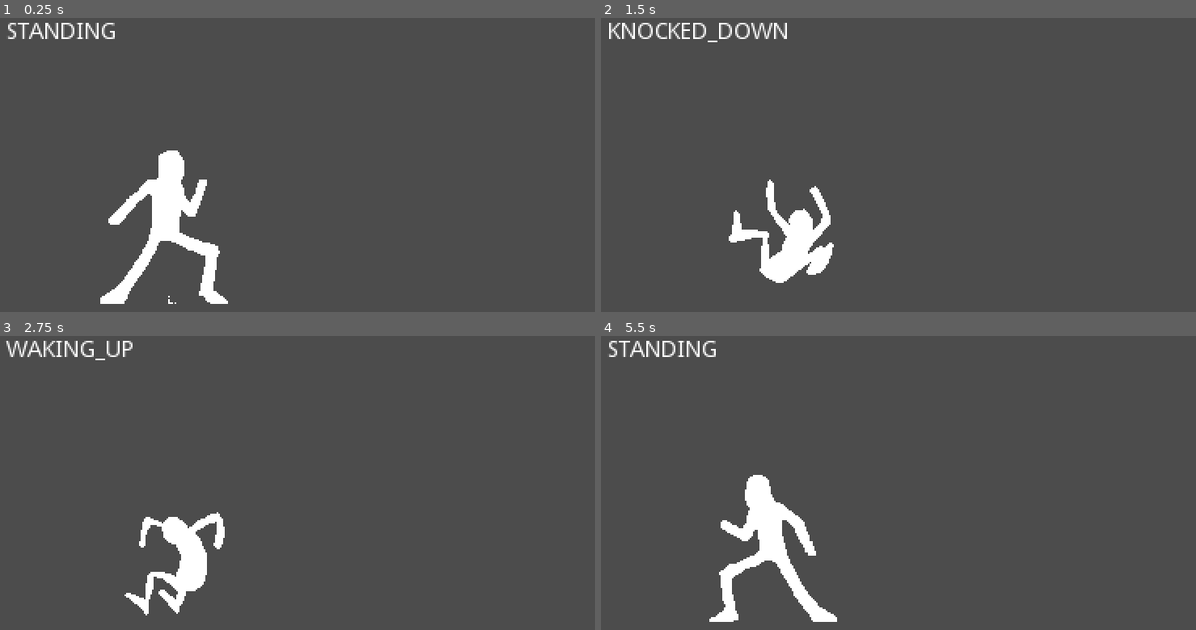
Above: before the commit, frames 1-4 (two rows, left to right).
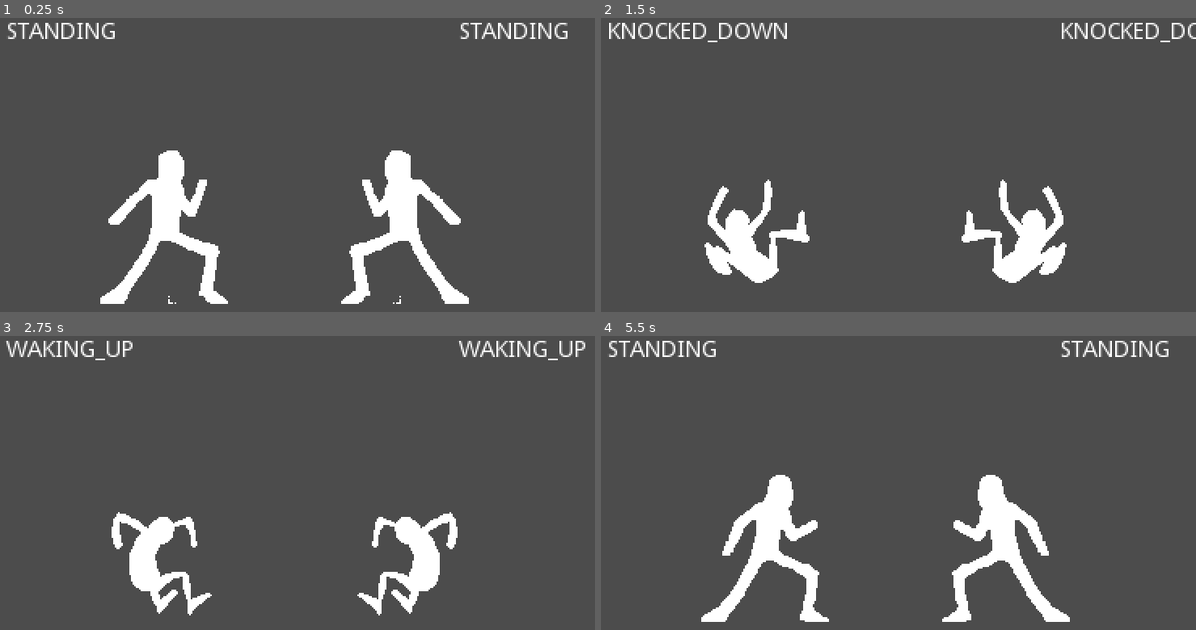
Above: after the commit, the same moments.

Repository: DanySnowyman/Godot_Fighting_Project
Game: Godot game, scene res://FightScene.tscn
Same seed, same stepped clock (60 frames per second), same inputs: the game is played once before the commit and once after it. Before the commit the project starts from res://MrPalo.tscn.
Inputs:
- Up to frame 1 (0.25 s): no input
- Up to frame 2 (1.5 s): tap F (TEST_FLIP) at 0.6 s; hold K (TEST_KNOCKDOWN) from 1.28 s (still down); tap H (TEST_HIGH_HIT) at 1.35 s
- Up to frame 3 (2.75 s): release K (TEST_KNOCKDOWN) at 2.03 s; tap G (TEST_PROX_BOX_AREA) at 2.1 s
- Up to frame 4 (5.5 s): tap one key every 0.75 s from 2.85 s: F (TEST_FLIP) H (TEST_HIGH_HIT) G (TEST_PROX_BOX_AREA) F (TEST_FLIP); hold K (TEST_KNOCKDOWN) from 3.53 s (still down)

The runs differ from the first frame. In frame 1, 3.8% of the frame differs, in the area x 57-96%, y 1-98%; in frame 2, 6.2%; in frame 3, 5.6%; in frame 4, 6.6%, in the area x 16-96%, y 1-98%.

Commit message:
Dos jugadores implementados

Diff:
--- a/FightScene.gd
+++ b/FightScene.gd
@@ -1,10 +1,10 @@
 extends Node2D
 
-export (PackedScene) var MrPalo
+var MrPalo = preload("res://MrPalo.tscn")
 
 var Player1
 var Player2
-var player1_on_left = true
+var Player1_on_left
 
 func _ready():
 	Player1 = MrPalo.instance()
@@ -12,25 +12,15 @@
 	add_child(Player1)
 	Player2 = MrPalo.instance()
 	Player2.player = 2
-	Player2.waiting_for_flip = true
 	add_child(Player2)
-
-func flip_players(delta):
-	var flip_ordered = false
-	if player1_on_left == false and flip_ordered == false:
-		flip_ordered = true
-		Player1.waiting_for_flip = true
-		Player2.waiting_for_flip = true
-	if player1_on_left == true and flip_ordered == false:
-		flip_ordered = true
-		Player1.waiting_for_flip = true
-		Player2.waiting_for_flip = true
 
 
 func _process(delta):
 	if Player1.position.x < Player2.position.x:
-		player1_on_left = true
+		Player1_on_left = true
+		Player1.must_face_right = true
+		Player2.must_face_right = false
 	else:
-		player1_on_left = false
-
-	flip_players(delta)
+		Player1_on_left = false
+		Player1.must_face_right = false
+		Player2.must_face_right = true
--- a/FightScene.tscn
+++ b/FightScene.tscn
@@ -1,8 +1,6 @@
-[gd_scene load_steps=3 format=2]
+[gd_scene load_steps=2 format=2]
 
 [ext_resource path="res://FightScene.gd" type="Script" id=1]
-[ext_resource path="res://MrPalo.tscn" type="PackedScene" id=2]
 
 [node name="FightScene" type="Node2D"]
 script = ExtResource( 1 )
-MrPalo = ExtResource( 2 )
--- a/MrPalo.gd
+++ b/MrPalo.gd
@@ -9,6 +9,7 @@
 	BLOCKING_L, HIT_STUNNED, AIR_STUNNED, FALLING, GROUND_IMPACT, KNOCKED_DOWN, WAKING_UP}
 var state
 var facing_right = true
+var must_face_right
 var waiting_for_flip = false
 var already_crouched = false
 var last_position = Vector2()
@@ -42,13 +43,11 @@
 	if player == 1:
 		self.position = Vector2(120, 195)
 		Px = "P1"
-		facing_right = true
 		$State.set_as_toplevel(true)
 		$State.set_global_position(Vector2(20, 20))
 	else:
 		self.position = Vector2(264, 195)
 		Px = "P2"
-		facing_right = false
 		$State.set_as_toplevel(true)
 		$State.ALIGN_RIGHT
 		$State.set_global_position(Vector2(300, 20))
@@ -58,6 +57,10 @@
 	$ProximityBox/
 	$HitBoxes/HitBox1.disabled = true
 
+
+func change_facing_direction():
+	if facing_right != must_face_right:
+		waiting_for_flip = true
 
 func facing_direction():
 	if waiting_for_flip == true and (state == is_.STANDING or state == is_.CROUCHING):
@@ -591,6 +594,7 @@
 	var motion = Vector2() #Posiblemente esto de motion no haga falta
 
 	player_control(delta)
+	change_facing_direction()
 	facing_direction()
 	trigger_special_1()
 	manual_hitting()
--- a/MrPalo.tscn
+++ b/MrPalo.tscn
@@ -3035,8 +3035,7 @@
 "values": [ Vector2( -7.00001, -10 ) ]
 }
 
-[sub_resource type="Animation" id=17]
-resource_name = "Crouch already"
+[sub_resource type="Animation" id=22]
 length = 0.001
 step = 0.0166667
 tracks/0/type = "value"
@@ -3798,7 +3797,7 @@
 "values": [ 360, 361, 362, 363, 364, 365, 366 ]
 }
 
-[sub_resource type="Animation" id=31]
+[sub_resource type="Animation" id=36]
 length = 0.833333
 loop = true
 step = 0.0166667
@@ -3815,7 +3814,7 @@
 "values": [ 0, 1, 2, 1 ]
 }
 tracks/1/type = "value"
-tracks/1/path = NodePath("HurtBoxes/HurtBox1:shape:extents")
+tracks/1/path = NodePath("HurtBoxes/HurtBox1:disabled")
 tracks/1/interp = 1
 tracks/1/loop_wrap = true
 tracks/1/imported = false
@@ -3824,10 +3823,10 @@
 "times": PoolRealArray( 0 ),
 "transitions": PoolRealArray( 1 ),
 "update": 1,
-"values": [ Vector2( 17, 10 ) ]
+"values": [ false ]
 }
 tracks/2/type = "value"
-tracks/2/path = NodePath("HurtBoxes/HurtBox1:position")
+tracks/2/path = NodePath("HurtBoxes/HurtBox1:shape:extents")
 tracks/2/interp = 1
 tracks/2/loop_wrap = true
 tracks/2/imported = false
@@ -3836,10 +3835,10 @@
 "times": PoolRealArray( 0 ),
 "transitions": PoolRealArray( 1 ),
 "update": 1,
-"values": [ Vector2( -7.62939e-06, -86 ) ]
+"values": [ Vector2( 17, 10 ) ]
 }
 tracks/3/type = "value"
-tracks/3/path = NodePath("HurtBoxes/HurtBox2:shape:extents")
+tracks/3/path = NodePath("HurtBoxes/HurtBox1:position")
 tracks/3/interp = 1
 tracks/3/loop_wrap = true
 tracks/3/imported = false
@@ -3848,10 +3847,10 @@
 "times": PoolRealArray( 0 ),
 "transitions": PoolRealArray( 1 ),
 "update": 1,
-"values": [ Vector2( 35, 28 ) ]
+"values": [ Vector2( -7.62939e-06, -86 ) ]
 }
 tracks/4/type = "value"
-tracks/4/path = NodePath("HurtBoxes/HurtBox2:position")
+tracks/4/path = NodePath("HurtBoxes/HurtBox2:disabled")
 tracks/4/interp = 1
 tracks/4/loop_wrap = true
 tracks/4/imported = false
@@ -3860,10 +3859,10 @@
 "times": PoolRealArray( 0 ),
 "transitions": PoolRealArray( 1 ),
 "update": 1,
-"values": [ Vector2( -3.00001, -48 ) ]
+"values": [ false ]
 }
 tracks/5/type = "value"
-tracks/5/path = NodePath("HurtBoxes/HurtBox3:shape:extents")
+tracks/5/path = NodePath("HurtBoxes/HurtBox2:shape:extents")
 tracks/5/interp = 1
 tracks/5/loop_wrap = true
 tracks/5/imported = false
@@ -3872,10 +3871,10 @@
 "times": PoolRealArray( 0 ),
 "transitions": PoolRealArray( 1 ),
 "update": 1,
-"values": [ Vector2( 31, 10 ) ]
+"values": [ Vector2( 35, 28 ) ]
 }
 tracks/6/type = "value"
-tracks/6/path = NodePath("HurtBoxes/HurtBox3:position")
+tracks/6/path = NodePath("HurtBoxes/HurtBox2:position")
 tracks/6/interp = 1
 tracks/6/loop_wrap = true
 tracks/6/imported = false
@@ -3884,10 +3883,10 @@
 "times": PoolRealArray( 0 ),
 "transitions": PoolRealArray( 1 ),
 "update": 1,
-"values": [ Vector2( -3.00001, -10 ) ]
+"values": [ Vector2( -3.00001, -48 ) ]
 }
 tracks/7/type = "value"
-tracks/7/path = NodePath("PushBox:shape:extents")
+tracks/7/path = NodePath("HurtBoxes/HurtBox3:disabled")
 tracks/7/interp = 1
 tracks/7/loop_wrap = true
 tracks/7/imported = false
@@ -3896,10 +3895,10 @@
 "times": PoolRealArray( 0 ),
 "transitions": PoolRealArray( 1 ),
 "update": 1,
-"values": [ Vector2( 21, 45 ) ]
+"values": [ false ]
 }
 tracks/8/type = "value"
-tracks/8/path = NodePath("PushBox:position")
+tracks/8/path = NodePath("HurtBoxes/HurtBox3:shape:extents")
 tracks/8/interp = 1
 tracks/8/loop_wrap = true
 tracks/8/imported = false
@@ -3908,10 +3907,10 @@
 "times": PoolRealArray( 0 ),
 "transitions": PoolRealArray( 1 ),
 "update": 1,
-"values": [ Vector2( 1, -47 ) ]
+"values": [ Vector2( 31, 10 ) ]
 }
 tracks/9/type = "value"
-tracks/9/path = NodePath("HurtBoxes/HurtBox4:disabled")
+tracks/9/path = NodePath("HurtBoxes/HurtBox3:position")
 tracks/9/interp = 1
 tracks/9/loop_wrap = true
 tracks/9/imported = false
@@ -3920,10 +3919,58 @@
 "times": PoolRealArray( 0 ),
 "transitions": PoolRealArray( 1 ),
 "update": 1,
+"values": [ Vector2( -3.00001, -10 ) ]
+}
+tracks/10/type = "value"
+tracks/10/path = NodePath("PushBox:disabled")
+tracks/10/interp = 1
+tracks/10/loop_wrap = true
+tracks/10/imported = false
+tracks/10/enabled = true
+tracks/10/keys = {
+"times": PoolRealArray( 0 ),
+"transitions": PoolRealArray( 1 ),
+"update": 1,
+"values": [ false ]
+}
+tracks/11/type = "value"
+tracks/11/path = NodePath("PushBox:shape:extents")
+tracks/11/interp = 1
+tracks/11/loop_wrap = true
+tracks/11/imported = false
+tracks/11/enabled = true
+tracks/11/keys = {
+"times": PoolRealArray( 0 ),
+"transitions": PoolRealArray( 1 ),
+"update": 1,
+"values": [ Vector2( 21, 45 ) ]
+}
+tracks/12/type = "value"
+tracks/12/path = NodePath("PushBox:position")
+tracks/12/interp = 1
+tracks/12/loop_wrap = true
+tracks/12/imported = false
+tracks/12/enabled = true
+tracks/12/keys = {
+"times": PoolRealArray( 0 ),
+"transitions": PoolRealArray( 1 ),
+"update": 1,
+"values": [ Vector2( 1, -47 ) ]
+}
+tracks/13/type = "value"
+tracks/13/path = NodePath("HurtBoxes/HurtBox4:disabled")
+tracks/13/interp = 1
+tracks/13/loop_wrap = true
+tracks/13/imported = false
+tracks/13/enabled = true
+tracks/13/keys = {
+"times": PoolRealArray( 0 ),
+"transitions": PoolRealArray( 1 ),
+"update": 1,
 "values": [ true ]
 }
 
-[sub_resource type="Animation" id=32]
+[sub_resource type="Animation" id=37]
 length = 0.7
 step = 0.05
 tracks/0/type = "value"
@@ -4115,28 +4162,35 @@
 "values": [ Vector2( -2.00001, -10 ) ]
 }
 
-[sub_resource type="RectangleShape2D" id=35]
+[sub_resource type="RectangleShape2D" id=40]
+resource_local_to_scene = true
 extents = Vector2( 21, 45 )
 
-[sub_resource type="RectangleShape2D" id=36]
-extents = Vector2( 15, 39 )
-
-[sub_resource type="RectangleShape2D" id=37]
-extents = Vector2( 18, 8 )
-
-[sub_resource type="RectangleShape2D" id=38]
-extents = Vector2( 24, 14 )
-
-[sub_resource type="RectangleShape2D" id=39]
-extents = Vector2( 26, 10 )
-
-[sub_resource type="RectangleShape2D" id=40]
-extents = Vector2( 22, 12 )
-
 [sub_resource type="RectangleShape2D" id=41]
+resource_local_to_scene = true
+extents = Vector2( 20, 24 )
+
+[sub_resource type="RectangleShape2D" id=42]
+resource_local_to_scene = true
+extents = Vector2( 17, 10 )
+
+[sub_resource type="RectangleShape2D" id=43]
+resource_local_to_scene = true
+extents = Vector2( 35, 28 )
+
+[sub_resource type="RectangleShape2D" id=44]
+resource_local_to_scene = true
+extents = Vector2( 31, 10 )
+
+[sub_resource type="RectangleShape2D" id=45]
+resource_local_to_scene = true
+extents = Vector2( 25, 10 )
+
+[sub_resource type="RectangleShape2D" id=46]
+resource_local_to_scene = true
 extents = Vector2( 60, 10 )
 
-[sub_resource type="RectangleShape2D" id=42]
+[sub_resource type="RectangleShape2D" id=47]
 extents = Vector2( 68, 10 )
 
 [node name="MrPalo" type="Area2D"]
@@ -4155,7 +4209,6 @@
 offset = Vector2( 5.5, -56.5 )
 vframes = 46
 hframes = 8
-frame = 272
 __meta__ = {
 "_edit_lock_": true
 }
@@ -4168,38 +4221,38 @@
 "anims/Attack crouching MK" = SubResource( 5 )
 "anims/Attack crouching MP" = SubResource( 6 )
 "anims/Attack jumping HK" = SubResource( 7 )
-"anims/Attack jumping HP" = SubResource( 43 )
-"anims/Attack jumping LK" = SubResource( 46 )
-"anims/Attack jumping LP" = SubResource( 47 )
-"anims/Attack jumping MK" = SubResource( 45 )
-"anims/Attack jumping MP" = SubResource( 44 )
-"anims/Attack standing HK" = SubResource( 8 )
-"anims/Attack standing HP" = SubResource( 9 )
-"anims/Attack standing LK" = SubResource( 10 )
-"anims/Attack standing LP" = SubResource( 11 )
-"anims/Attack standing MK" = SubResource( 12 )
-"anims/Attack standing MP" = SubResource( 13 )
-"anims/Block high" = SubResource( 14 )
-"anims/Block low" = SubResource( 15 )
-anims/Crouch = SubResource( 16 )
-"anims/Crouch already" = SubResource( 17 )
-"anims/Dash backward" = SubResource( 18 )
-"anims/Dash forward" = SubResource( 19 )
-"anims/Ground impact" = SubResource( 20 )
-"anims/Hit stun air" = SubResource( 21 )
-"anims/Hit stun high crouched" = SubResource( 22 )
-"anims/Hit stun high hard" = SubResource( 23 )
-"anims/Hit stun high low" = SubResource( 24 )
-"anims/Jump backward" = SubResource( 25 )
-"anims/Jump forward" = SubResource( 26 )
-"anims/Jump vertical" = SubResource( 27 )
-anims/Knockdown = SubResource( 28 )
-"anims/Pre jump" = SubResource( 29 )
-"anims/Special 1" = SubResource( 30 )
-anims/Stand = SubResource( 31 )
-"anims/Wake up" = SubResource( 32 )
-"anims/Walk backward" = SubResource( 33 )
-"anims/Walk forward" = SubResource( 34 )
+"anims/Attack jumping HP" = SubResource( 8 )
+"anims/Attack jumping LK" = SubResource( 9 )
+"anims/Attack jumping LP" = SubResource( 10 )
+"anims/Attack jumping MK" = SubResource( 11 )
+"anims/Attack jumping MP" = SubResource( 12 )
+"anims/Attack standing HK" = SubResource( 13 )
+"anims/Attack standing HP" = SubResource( 14 )
+"anims/Attack standing LK" = SubResource( 15 )
+"anims/Attack standing LP" = SubResource( 16 )
+"anims/Attack standing MK" = SubResource( 17 )
+"anims/Attack standing MP" = SubResource( 18 )
+"anims/Block high" = SubResource( 19 )
+"anims/Block low" = SubResource( 20 )
+anims/Crouch = SubResource( 21 )
+"anims/Crouch already" = SubResource( 22 )
+"anims/Dash backward" = SubResource( 23 )
+"anims/Dash forward" = SubResource( 24 )
+"anims/Ground impact" = SubResource( 25 )
+"anims/Hit stun air" = SubResource( 26 )
+"anims/Hit stun high crouched" = SubResource( 27 )
+"anims/Hit stun high hard" = SubResource( 28 )
+"anims/Hit stun high low" = SubResource( 29 )
+"anims/Jump backward" = SubResource( 30 )
+"anims/Jump forward" = SubResource( 31 )
+"anims/Jump vertical" = SubResource( 32 )
+anims/Knockdown = SubResource( 33 )
+"anims/Pre jump" = SubResource( 34 )
+"anims/Special 1" = SubResource( 35 )
+anims/Stand = SubResource( 36 )
+"anims/Wake up" = SubResource( 37 )
+"anims/Walk backward" = SubResource( 38 )
+"anims/Walk forward" = SubResource( 39 )
 
 [node name="Tween" type="Tween" parent="."]
 
@@ -4217,9 +4270,8 @@
 one_shot = true
 
 [node name="PushBox" type="CollisionShape2D" parent="."]
-visible = false
 position = Vector2( 1, -47 )
-shape = SubResource( 35 )
+shape = SubResource( 40 )
 
 [node name="HitBoxes" type="Area2D" parent="."]
 collision_layer = 4
@@ -4230,8 +4282,8 @@
 
 [node name="HitBox1" type="CollisionShape2D" parent="HitBoxes"]
 modulate = Color( 0.0971814, 0.0705882, 0.921569, 1 )
-position = Vector2( 14, -83 )
-shape = SubResource( 36 )
+position = Vector2( 27, -56 )
+shape = SubResource( 41 )
 disabled = true
 
 [node name="HurtBoxes" type="Area2D" parent="."]
@@ -4243,23 +4295,23 @@
 
 [node name="HurtBox1" type="CollisionShape2D" parent="HurtBoxes"]
 modulate = Color( 0.0901961, 0.996078, 0.0117647, 1 )
-position = Vector2( -10, -56 )
-shape = SubResource( 37 )
+position = Vector2( -7.62939e-06, -86 )
+shape = SubResource( 42 )
 
 [node name="HurtBox2" type="CollisionShape2D" parent="HurtBoxes"]
 modulate = Color( 0.0901961, 0.996078, 0.0117647, 1 )
-position = Vector2( -6.00001, -34 )
-shape = SubResource( 38 )
+position = Vector2( -3.00001, -48 )
+shape = SubResource( 43 )
 
 [node name="HurtBox3" type="CollisionShape2D" parent="HurtBoxes"]
 modulate = Color( 0.0901961, 0.996078, 0.0117647, 1 )
-position = Vector2( -14, -10 )
-shape = SubResource( 39 )
+position = Vector2( -3.00001, -10 )
+shape = SubResource( 44 )
 
 [node name="HurtBox4" type="CollisionShape2D" parent="HurtBoxes"]
 modulate = Color( 0.0901961, 0.996078, 0.0117647, 1 )
-position = Vector2( 51, -61 )
-shape = SubResource( 40 )
+position = Vector2( 31, -26 )
+shape = SubResource( 45 )
 disabled = true
 
 [node name="ProximityBox" type="Area2D" parent="."]
@@ -4271,16 +4323,18 @@
 
 [node name="ProxBox1" type="CollisionShape2D" parent="ProximityBox"]
 position = Vector2( 60, 0 )
-shape = SubResource( 41 )
+shape = SubResource( 46 )
 
 [node name="TestProxBox" type="Area2D" parent="."]
+visible = false
 position = Vector2( 159, -34 )
 collision_layer = 8192
 collision_mask = 0
 script = ExtResource( 3 )
 
 [node name="TestProxBoxArea" type="CollisionShape2D" parent="TestProxBox"]
-shape = SubResource( 42 )
+shape = SubResource( 47 )
+disabled = true
 script = ExtResource( 4 )
 [connection signal="area_entered" from="." to="." method="_on_proximity_box_entered"]
 [connection signal="area_exited" from="." to="." method="_on_proximity_box_exited"]
--- /dev/null
+++ b/PushBox.gd
@@ -0,0 +1,4 @@
+extends CollisionShape2D
+
+func _ready():
+	setup_local_to_scene() = true
--- a/project.godot
+++ b/project.godot
@@ -16,7 +16,7 @@
 [application]
 
 config/name="R Fighting Project"
-run/main_scene="res://MrPalo.tscn"
+run/main_scene="res://FightScene.tscn"
 config/icon="res://icon.png"
 
 [debug]
Not shown: 29 places in MrPalo.tscn that only renumber resources
